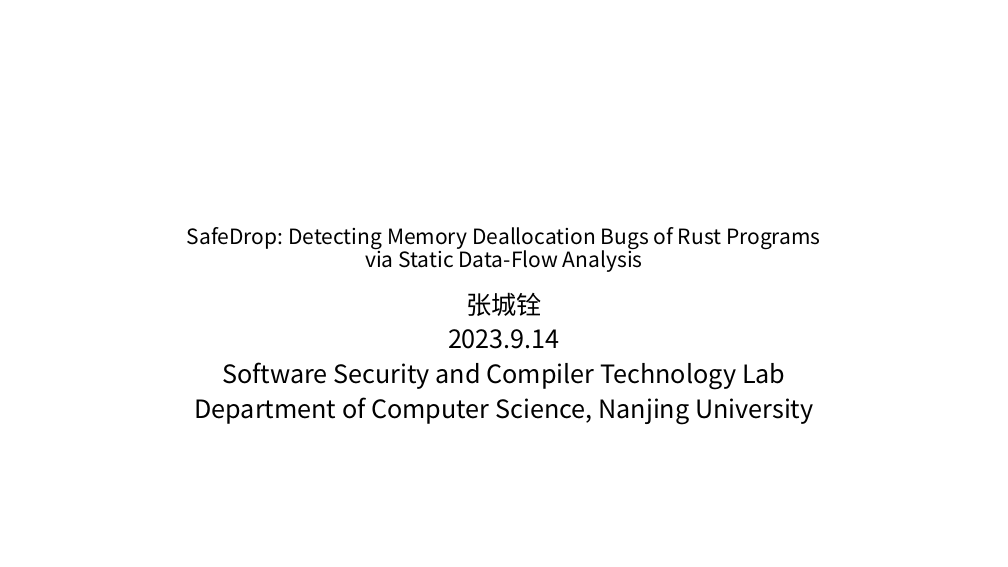
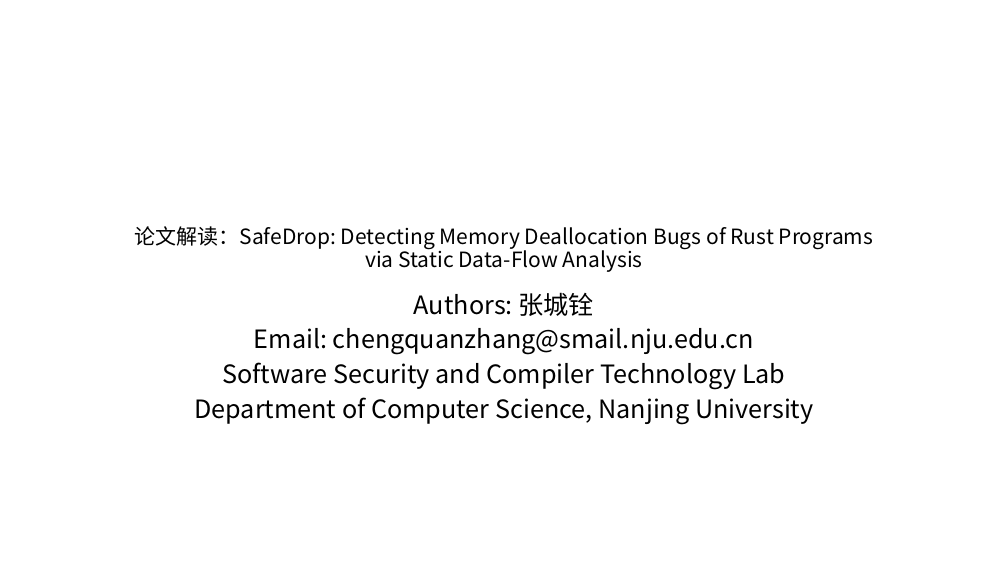
Before and after one commit to Andres-Nju/research, a slide deck: slide 1 of readPapers/SafeDrop/safeDrop.pptx. Drawn at 1008x567 pixels with LibreOffice and Linux fonts; fonts in the diff are those of the drawing; background and template pictures are left out. Boxes give left, top, right and bottom in pixels: in the first picture for what was removed or moved away, otherwise in the second. Text is boxed around its words. In the diff, an @@ line names an element or a change of style, - is before the commit and + after.

Commit message:
update ppt

```diff
--- a/readPapers/SafeDrop/safeDrop.pptx
+++ b/readPapers/SafeDrop/safeDrop.pptx
@@ title at bbox=[134, 226, 874, 272]: text changed @@
-SafeDrop: Detecting Memory Deallocation Bugs of Rust Programs
-via Static Data-Flow Analysis
+论文解读：SafeDrop: Detecting Memory Deallocation Bugs of Rust Programs
+via Static Data-Flow Analysis
@@ subtitle at bbox=[254, 292, 754, 355]: text changed @@
-张城铨
-2023.9.14
+Authors: 张城铨
+Email: chengquanzhang@smail.nju.edu.cn
```
Also in this commit, not shown: 4 slides added.
